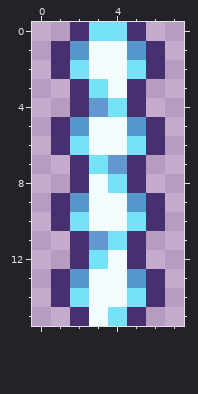
Pixel-art sprite, stored at Items/Hook/TourmalineChain.png. Above is the file before it was changed.
The file is 16x32 pixels, drawn in blocks of 2x2; one block is one cell here. Colours within 5 levels of each other are drawn and written as one.
After the commit:
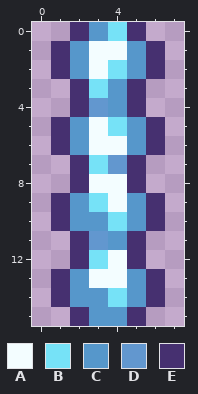
Palette (. is transparent): A #f3fdff  B #76e2f7  C #5697cb  D #6297cf  E #463070
Difference:
y 0: x 3 B -> C
y 2: x 2 B -> C; x 4..5 AB -> BC
y 3: x 4 A -> C
y 4: x 4 B -> C
y 5: x 4 A -> B
y 6: x 2 B -> C; x 5 B -> C
y 8: x 4 B -> A
y 9: x 3 A -> B
y 10: x 2..5 BAAB -> CCBC
y 11: x 4 B -> C
y 14: x 2..5 BAAB -> CCBC
y 15: x 3..4 AB -> CC
